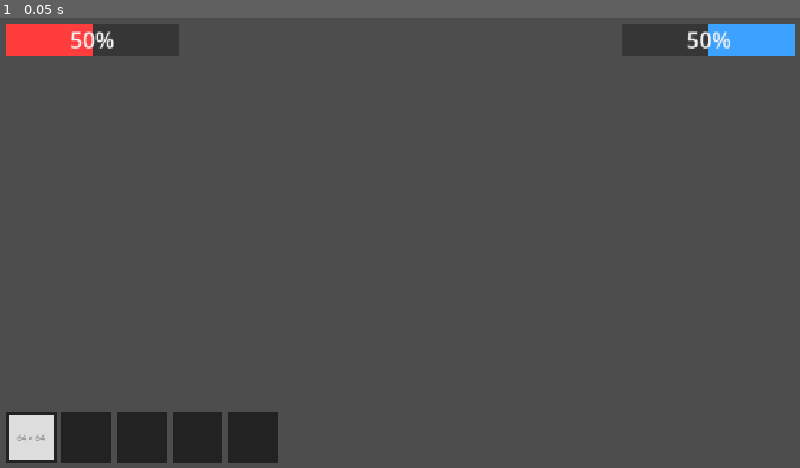
Above: before the commit, frame 1.
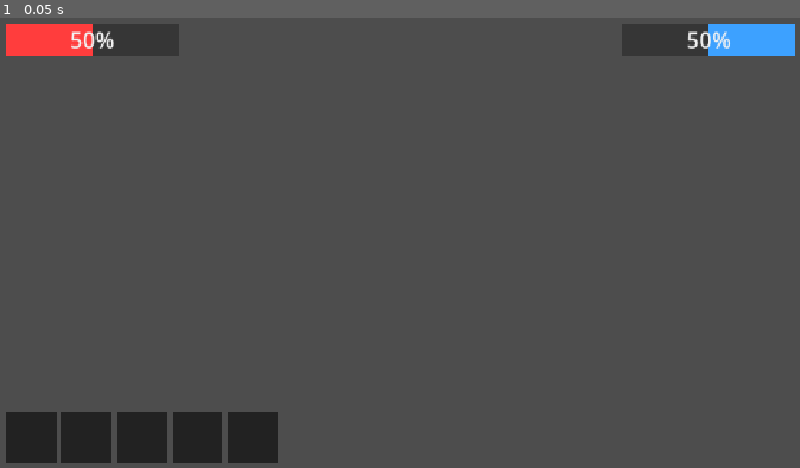
Above: after the commit, the same moment.

Repository: cyteon/polyworld
Game: Godot game, scene res://scenes/world.tscn
The game is run twice, just before and just after one commit, with the same random seed, the same clock (stepped at 60 frames per second) and the same inputs. This scene is started directly instead of the project's main scene. A sky picture missing from this copy of the repository is replaced by a grey-blue gradient.
Inputs:
- Up to frame 1 (0.05 s): no input

The runs differ from the first frame. In frame 1, 0.6% of the frame differs, in the area x 1-7%, y 88-99%.

Commit message:
dropping items ig

Diff:
--- a/project.godot
+++ b/project.godot
@@ -76,6 +76,11 @@
 "events": [Object(InputEventKey,"resource_local_to_scene":false,"resource_name":"","device":-1,"window_id":0,"alt_press …(192 unchanged characters)…
 ]
 }
+drop={
+"deadzone": 0.2,
+"events": [Object(InputEventKey,"resource_local_to_scene":false,"resource_name":"","device":-1,"window_id":0,"alt_pressed":false,"shift_pressed":false,"ctrl_pressed":false,"meta_pressed":false,"pressed":false,"keycode":0,"physical_keycode":71,"key_label":0,"unicode":103,"location":0,"echo":false,"script":null)
+]
+}
 
 [physics]
 
--- a/scenes/items/stone.tscn
+++ b/scenes/items/stone.tscn
@@ -1,6 +1,7 @@
-[gd_scene load_steps=5 format=3 uid="uid://inw6nhr5dhto"]
+[gd_scene load_steps=6 format=3 uid="uid://inw6nhr5dhto"]
 
 [ext_resource type="Script" uid="uid://b5flad33836qg" path="res://scripts/classes/item/BaseItem.gd" id="1_i672m"]
+[ext_resource type="Texture2D" uid="uid://ciio7y3l3eyl1" path="res://assets/placeholders/placeholder_64.png" id="2_kq271"]
 
 [sub_resource type="StandardMaterial3D" id="StandardMaterial3D_i672m"]
 albedo_color = Color(0.136826, 0.136826, 0.136826, 1)
@@ -14,6 +15,7 @@
 
 [node name="Stone" type="RigidBody3D"]
 script = ExtResource("1_i672m")
+icon = ExtResource("2_kq271")
 
 [node name="MeshInstance3D" type="MeshInstance3D" parent="."]
 mesh = SubResource("BoxMesh_i672m")
--- a/scenes/world.tscn
+++ b/scenes/world.tscn
@@ -1,9 +1,8 @@
-[gd_scene load_steps=14 format=3 uid="uid://glr6s5xa8vim"]
+[gd_scene load_steps=13 format=3 uid="uid://glr6s5xa8vim"]
 
 [ext_resource type="Texture2D" uid="uid://jrumoe5ieo40" path="res://assets/world/kloofendal_48d_partly_cloudy_puresky_2k.hdr" id="1_nnsk1"]
 [ext_resource type="Script" uid="uid://c7rwssxcxjshr" path="res://scripts/world.gd" id="1_rwgxs"]
 [ext_resource type="PackedScene" uid="uid://inw6nhr5dhto" path="res://scenes/items/stone.tscn" id="3_4wyf3"]
-[ext_resource type="Texture2D" uid="uid://ciio7y3l3eyl1" path="res://assets/placeholders/placeholder_64.png" id="3_k0juu"]
 
 [sub_resource type="BoxMesh" id="BoxMesh_e5uuo"]
 size = Vector3(50, 1, 50)
@@ -152,7 +151,6 @@
 offset_bottom = 32.0
 grow_horizontal = 2
 grow_vertical = 2
-texture = ExtResource("3_k0juu")
 
 [node name="ItemCount" type="Label" parent="CanvasLayer/Control/Hotbar/1"]
 layout_mode = 1
--- a/scripts/classes/item/BaseItem.gd
+++ b/scripts/classes/item/BaseItem.gd
@@ -6,4 +6,4 @@
 @export var icon: CompressedTexture2D = load("res://assets/placeholders/placeholder_64.png")
 @export var stackable: bool = true
 @export var item_count: int = 1
-@export var scene: PackedScene
+@export var scene: String = "res://scenes/items/stone.tscn"
--- a/scripts/player.gd
+++ b/scripts/player.gd
@@ -150,3 +150,35 @@
 	elif Input.is_key_pressed(KEY_3): current_hotbar_slot = 3
 	elif Input.is_key_pressed(KEY_4): current_hotbar_slot = 4
 	elif Input.is_key_pressed(KEY_5): current_hotbar_slot = 5
+
+	if Input.is_action_just_pressed("drop"):
+		if len(hotbar_items) >= current_hotbar_slot:
+			var item = hotbar_items[current_hotbar_slot - 1]
+
+			var slot = get_node(
+				"../CanvasLayer/Control/Hotbar/%s" % current_hotbar_slot
+			)
+
+			if hotbar_items[current_hotbar_slot - 1].stackable:
+				hotbar_items[current_hotbar_slot - 1].item_count -= 1
+
+				if hotbar_items[current_hotbar_slot - 1].item_count <= 0:
+					hotbar_items.remove_at(current_hotbar_slot - 1)
+					slot.get_node("TextureRect").texture = null
+					slot.get_node("ItemCount").text = ""
+			else:
+				hotbar_items.remove_at(current_hotbar_slot - 1)
+				slot.get_node("TextureRect").textur = null
+				slot.get_node("ItemCount").text = ""
+
+			var scene = load(item.scene).instantiate()
+			scene.unique_id = item.unique_id
+			scene.icon = item.icon
+			scene.stackable = item.stackable
+			scene.item_count = item.item_count
+			scene.scene = item.scene
+
+			get_parent().get_node("Items").add_child(scene)
+			scene.global_position = global_position
+			scene.global_position.y += 0.5
+			scene.global_position += -global_transform.basis.z.normalized()
